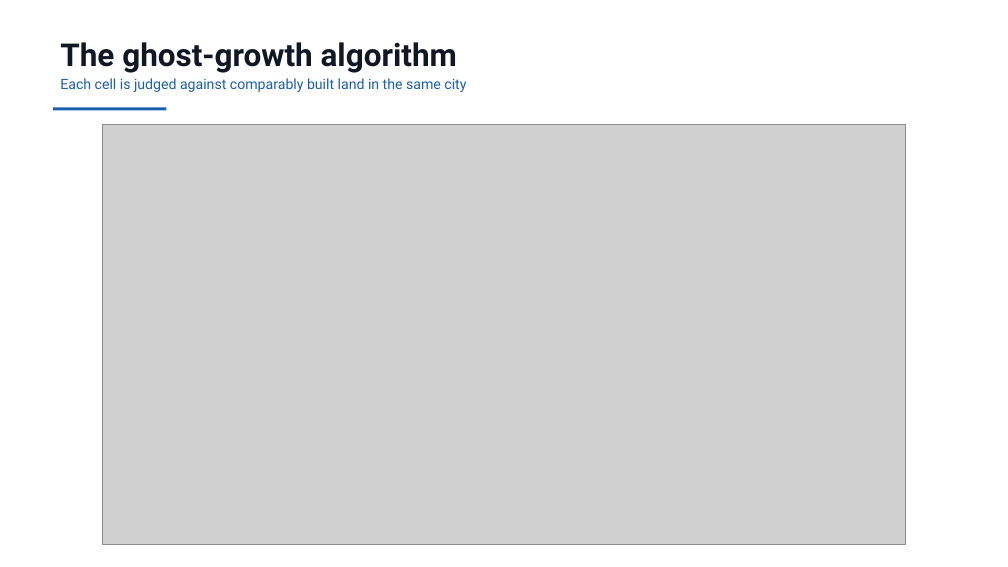
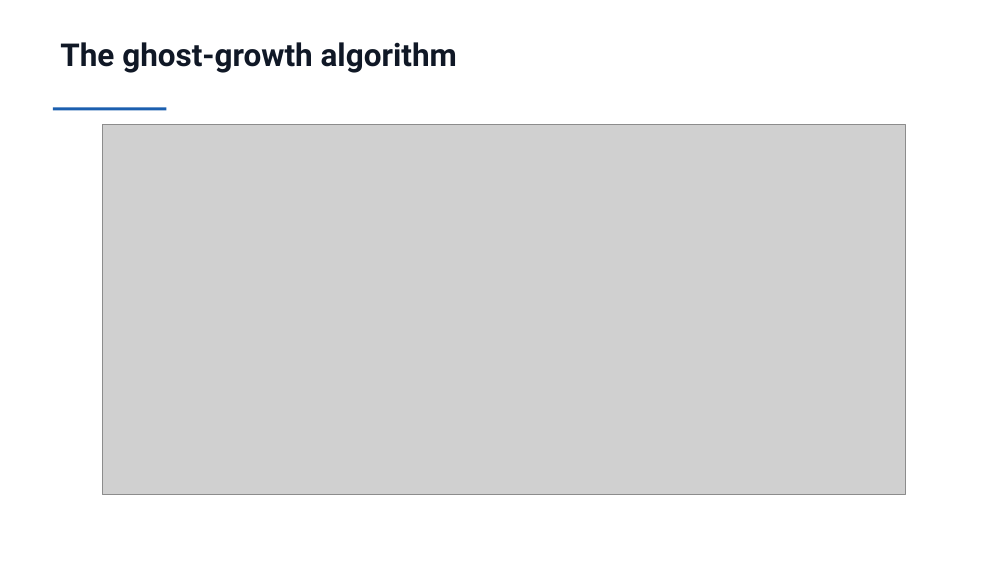
Before and after one commit to Preygle/satellite-ecomony-predection, a slide deck: slide 10 of docs/Review3_Panel_Presentation.pptx. Drawn at 1008x567 pixels with LibreOffice and Linux fonts; fonts in the diff are those of the drawing; grey boxes stand for pictures. Boxes give left, top, right and bottom in pixels: in the first picture for what was removed or moved away, otherwise in the second. Text is boxed around its words. In the diff, an @@ line names an element or a change of style, - is before the commit and + after.

```diff
--- a/docs/Review3_Panel_Presentation.pptx
+++ b/docs/Review3_Panel_Presentation.pptx
@@ text at <box>60,78,466,92</box>: paragraph removed @@
-Each cell is judged against comparably built land in the same city
@@ picture: place and size @@
-picture at <box>102,125,905,544</box>
+picture at <box>102,125,905,495</box>
```
Also in this commit, not shown: 10 other slides changed, 3 slides added, 3 slides removed.
